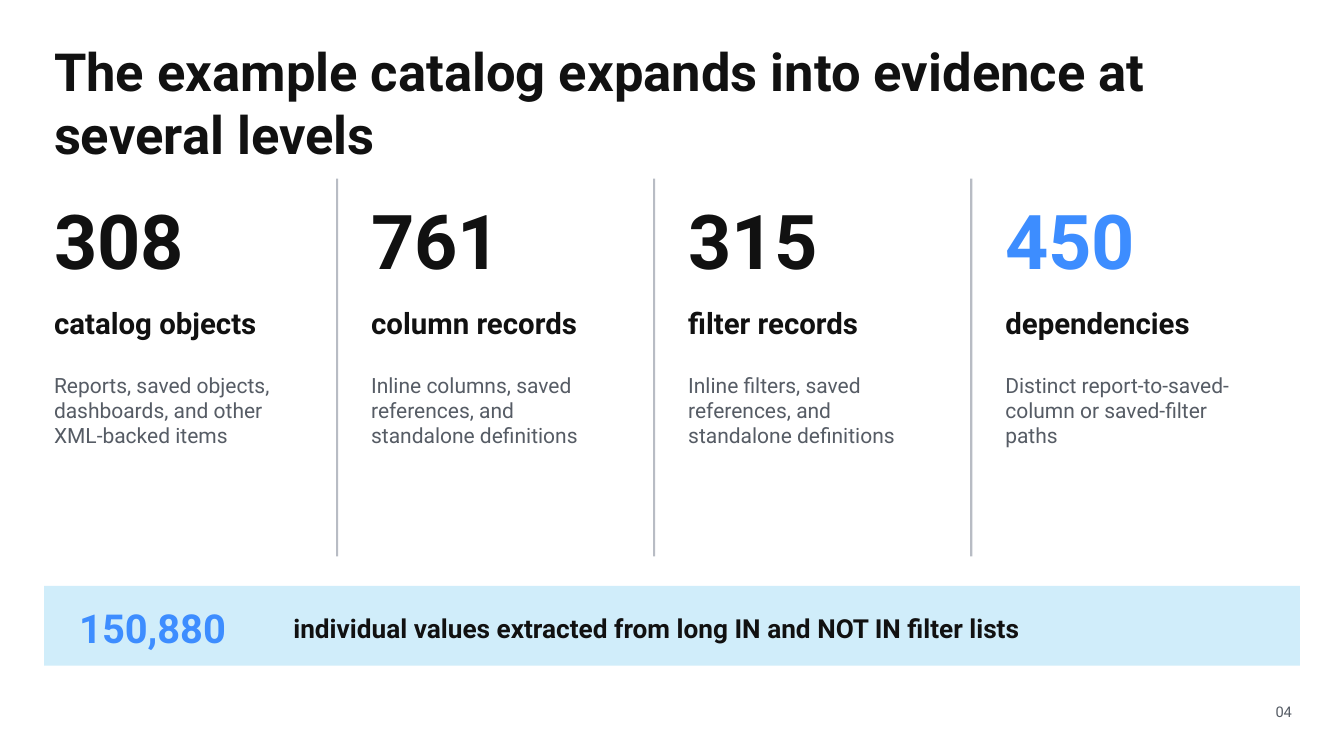
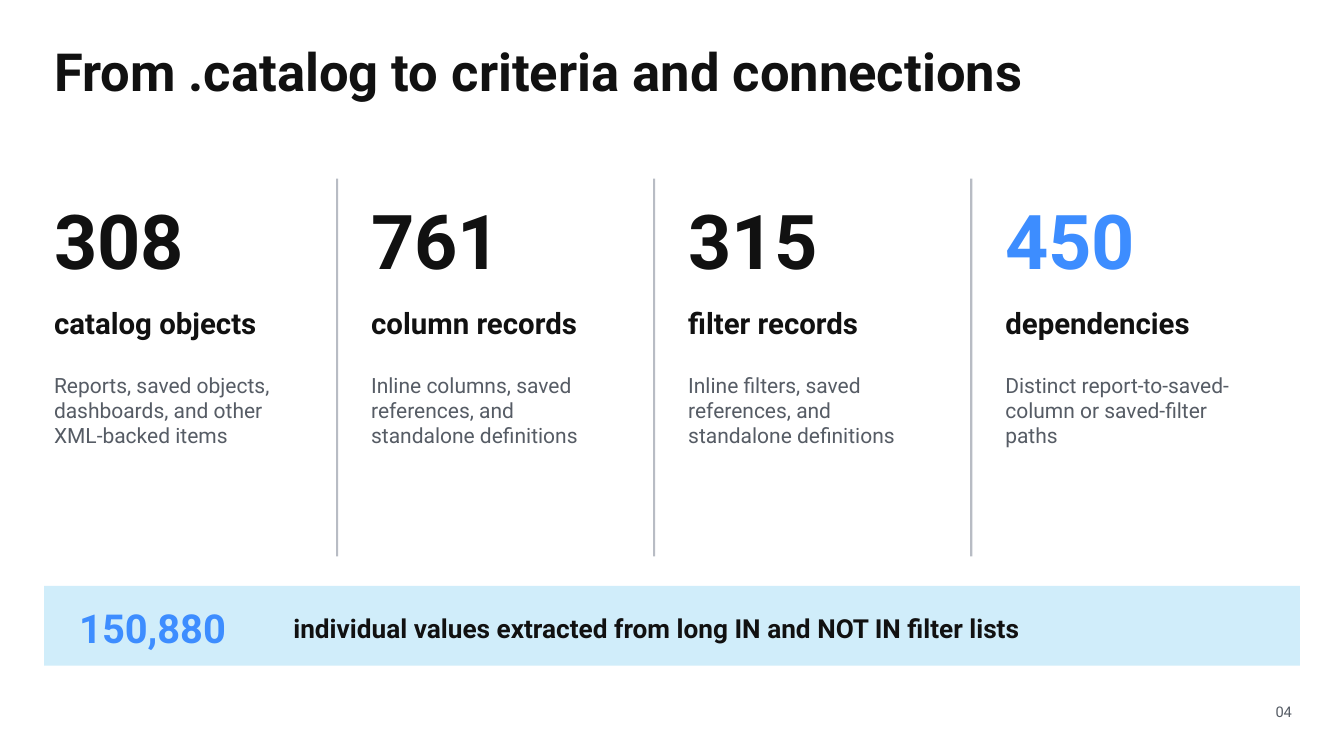
Before and after one commit to kristenchua-commits/alma-analytics-catalog-file-parser-project, a slide deck: slide 9 of documentation/presentations/alma-analytics-catalog-file-parser-overview.pptx (slide 4 before the commit). Drawn at 1344x756 pixels with LibreOffice and Linux fonts; fonts in the diff are those of the drawing. Boxes give left, top, right and bottom in pixels: in the first picture for what was removed or moved away, otherwise in the second. Text is boxed around its words. In the diff, an @@ line names an element or a change of style, - is before the commit and + after.

```diff
--- a/documentation/presentations/alma-analytics-catalog-file-parser-overview.pptx
+++ b/documentation/presentations/alma-analytics-catalog-file-parser-overview.pptx
@@ text at [54, 51, 1022, 102]: text changed @@
-The example catalog expands into evidence at several levels
+From .catalog to criteria and connections
```
Also in this commit, not shown: 6 other slides changed, 5 slides added, 3 other files.
